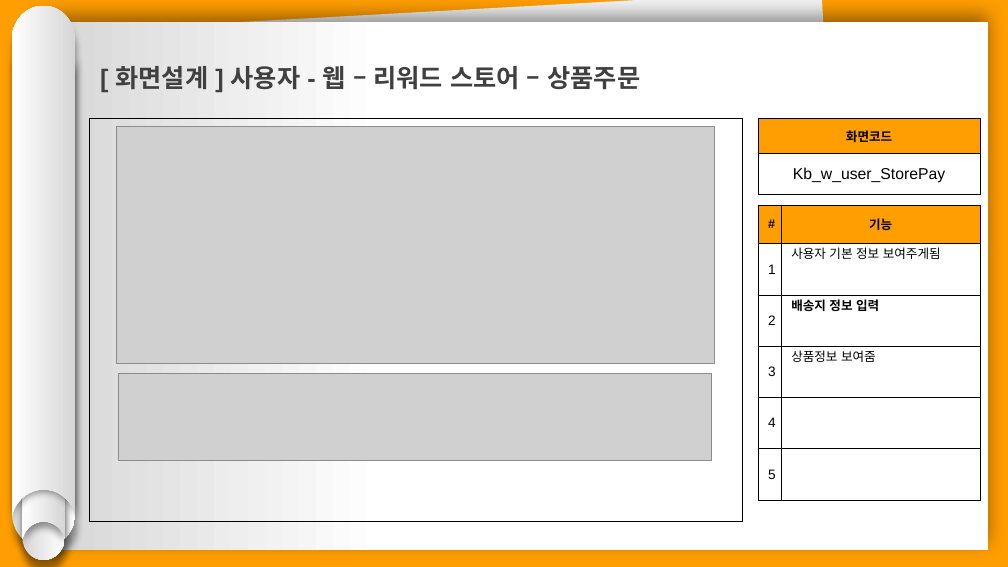
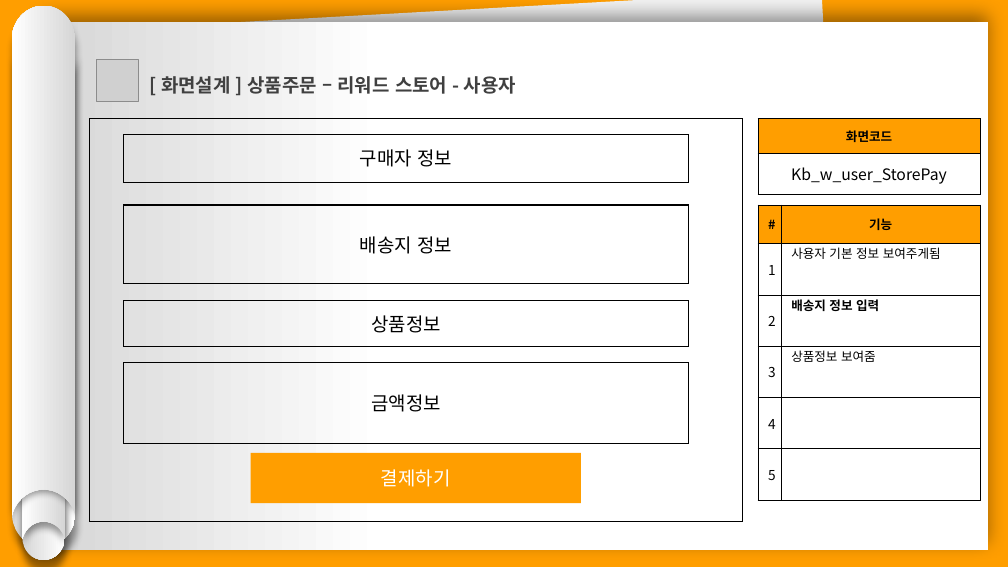
Before and after one commit to hhsw07/ezen-academy-projects, a slide deck: slide 6 of 0 발표용 파워포인트/project06 - 파워포인트 종합 - 기범.pptx. Drawn at 1008x567 pixels with LibreOffice and Linux fonts; fonts in the diff are those of the drawing; grey boxes stand for pictures. Boxes give left, top, right and bottom in pixels: in the first picture for what was removed or moved away, otherwise in the second. Text is boxed around its words. In the diff, an @@ line names an element or a change of style, - is before the commit and + after.

```diff
--- a/0 발표용 파워포인트/project06 - 파워포인트 종합 - 기범.pptx
+++ b/0 발표용 파워포인트/project06 - 파워포인트 종합 - 기범.pptx
@@ picture added at <box>97,60,138,101</box> @@
@@ text at <box>161,76,516,94</box>: text changed; size 24 to 18 pt; font Arial to Noto Sans CJK KR @@
-[ 화면설계 ] 사용자 - 웹 – 리워드 스토어 – 상품주문
+[ 화면설계 ] 상품주문 – 리워드 스토어 - 사용자
@@ table at <box>758,119,981,194</box> @@
@@ font Arial to Noto Sans CJK KR @@
@@ picture removed at <box>116,127,715,364</box> @@
@@ rectangle added at <box>123,134,689,182</box>, outline #000000 1 pt, 18 pt, text #000000 @@
+구매자 정보
@@ rectangle added at <box>123,205,689,284</box>, outline #000000 1 pt, 18 pt, text #000000 @@
+배송지 정보
@@ table at <box>758,205,981,500</box> @@
@@ font Arial to Noto Sans CJK KR @@
@@ rectangle added at <box>123,301,689,346</box>, outline #000000 1 pt, 18 pt, text #000000 @@
+상품정보
@@ picture removed at <box>119,374,712,461</box> @@
@@ rectangle added at <box>123,363,689,444</box>, outline #000000 1 pt, 18 pt, text #000000 @@
+금액정보
@@ rectangle added at <box>250,453,581,504</box>, fill #FF9E00, 18 pt, text #FFFFFF @@
+결제하기
```
Also in this commit, not shown: 11 other slides changed, 1 slide removed.
